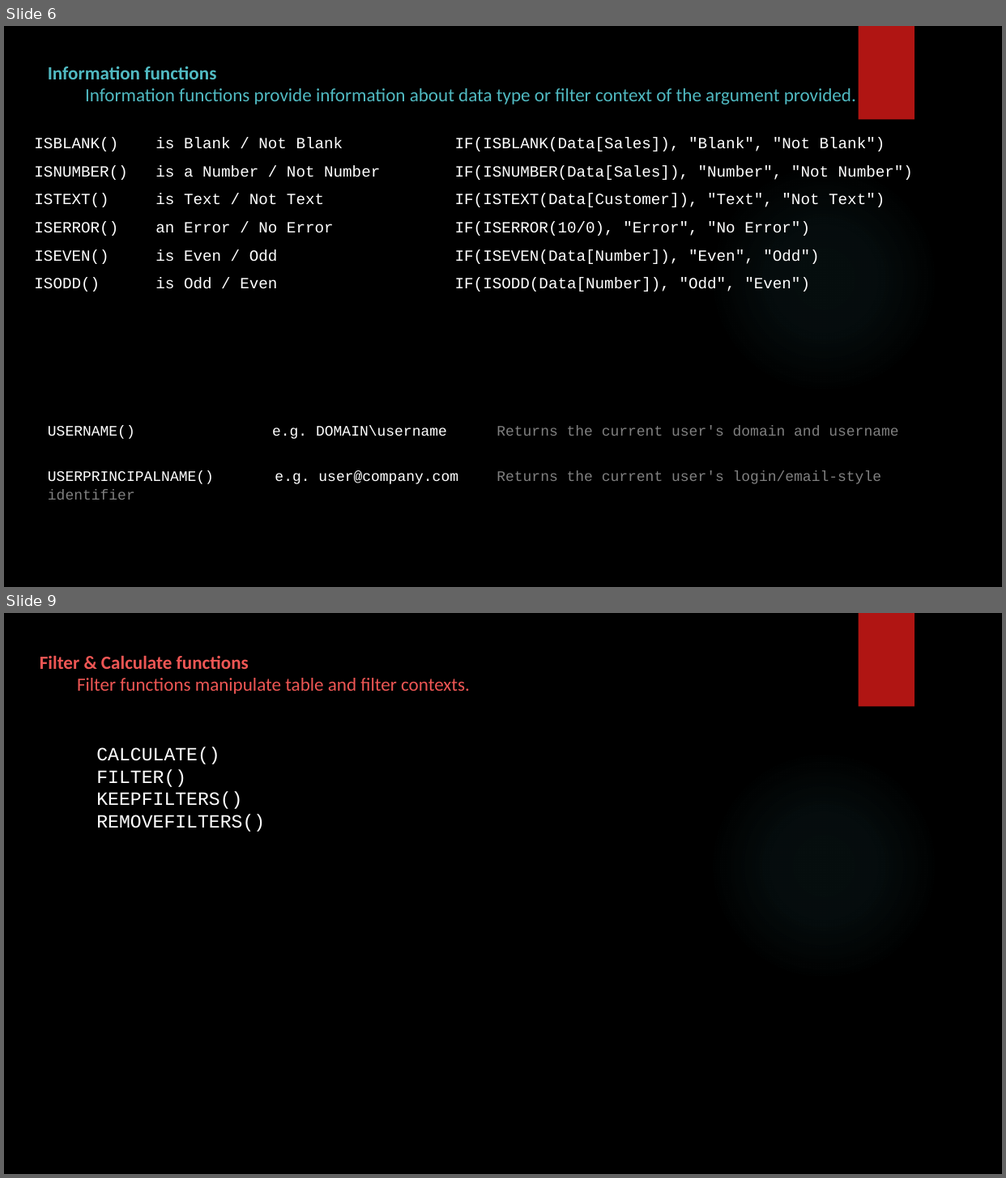
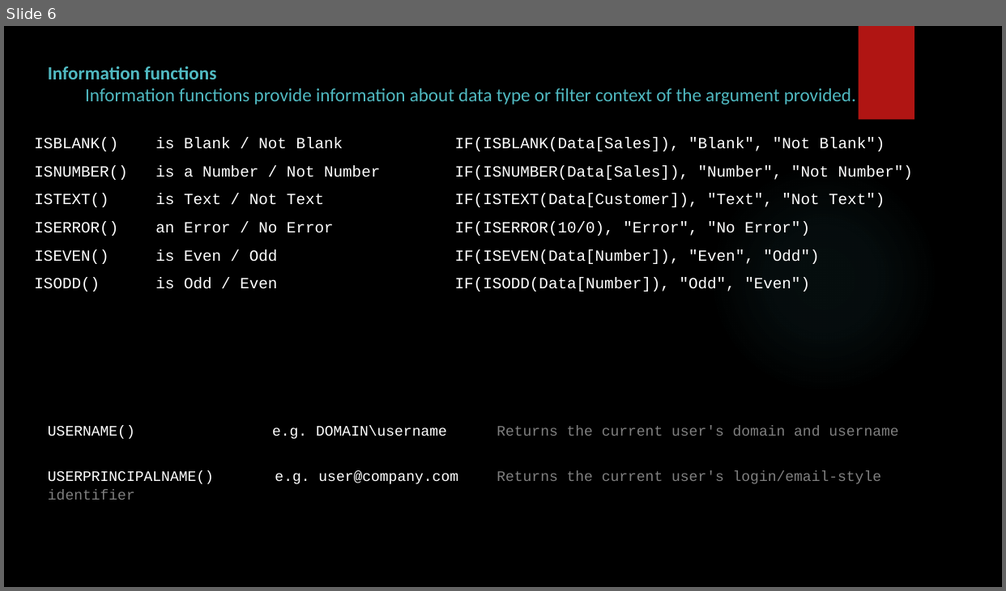
Before and after one commit to SHIVRAJSHINDE/Ethans, a slide deck: 17 18 20/5.Power Bi/5) Dax/Dax.pptx. Shown one above the other, each under a label of ours: slides 6 and 9 before the commit, slide 6 after it; the slides between them are not shown. The pictures are 1006x1178 and 1006x591 pixels, drawn with LibreOffice and Linux fonts; fonts in the diff are those of the drawing; background and template pictures are left out. Boxes give left, top, right and bottom in pixels: in the first picture for what was removed or moved away, otherwise in the second. Text is boxed around its words. In the diff, an @@ line names an element or a change of style, - is before the commit and + after.

```diff
--- a/17 18 20/5.Power Bi/5) Dax/Dax.pptx
+++ b/17 18 20/5.Power Bi/5) Dax/Dax.pptx
@@ slide 9 removed at (x1=4, y1=613, x2=1002, y2=1174), background picture (left out); not listed: 2 template elements that a slide beside it also shows @@
@@ text removed at (x1=40, y1=655, x2=470, y2=694) @@
-Filter & Calculate functions
-  Filter functions manipulate table and filter contexts.
@@ text removed at (x1=96, y1=747, x2=265, y2=832) @@
-CALCULATE()
-FILTER()
-KEEPFILTERS()
-REMOVEFILTERS()
```
Also in this commit, not shown: 6 slides changed, 6 slides added, 38 other files.
